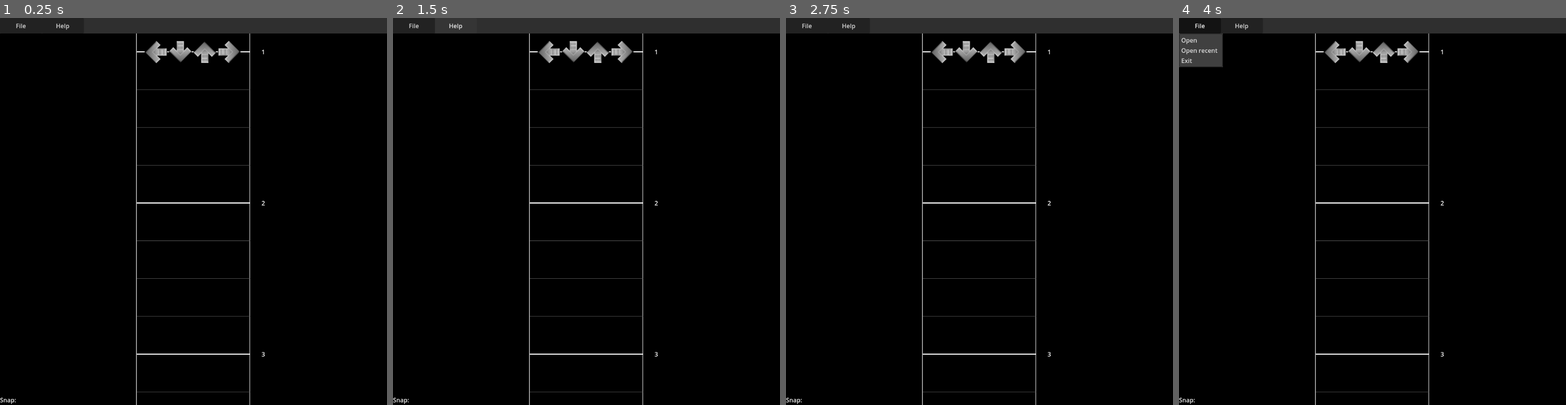
Above: before the commit, frames 1-4 (left to right).
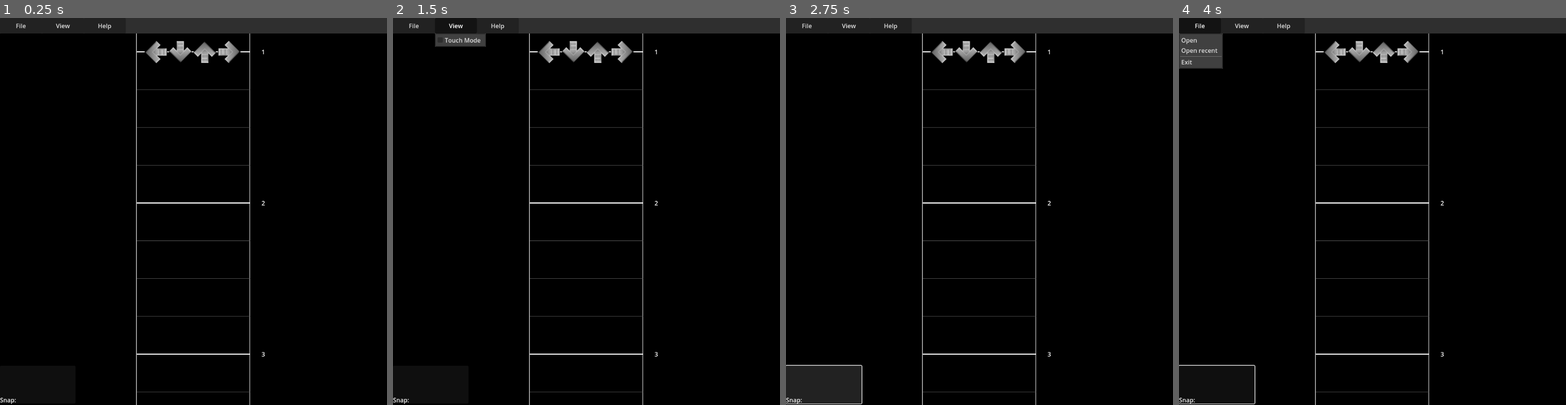
Above: after the commit, the same moments.

Repository: snil4/StepEditor
Game: Godot game, scene res://Scenes/Main.tscn
The game is run twice, just before and just after one commit, with the same random seed, the same clock (stepped at 60 frames per second) and the same inputs.
Inputs (mouse positions are in pixels of both pictures, inside the frame that each line leads up to):
- Up to frame 1 (0.25 s): no input
- Up to frame 2 (1.5 s): click "Help" at 0.5 s; click (454, 25) at 1.25 s, where only the run after the commit has a clickable "View"
- Up to frame 3 (2.75 s): click (824, 385) at 2.02 s
- Up to frame 4 (4 s): click "File" at 2.75 s; tap Enter at 3.5 s; hold Right (Snap_Up) from 3.53 s (still down); tap 1 (Insert_1) at 3.6 s

The runs differ from the first frame. In frame 1, less than 0.1% of the frame differs, in the area x 14-29%, y 1-3%; in frame 2, 0.9%; in frame 3, 2.1%, in the area x 0-29%, y 1-100%; in frame 4, 0.3%.

Commit message:
New additions
new view menuBar and more comments

Diff:
--- a/Scenes/Main.tscn
+++ b/Scenes/Main.tscn
@@ -1,8 +1,9 @@
-[gd_scene load_steps=10 format=3 uid="uid://dpncvve46oilr"]
+[gd_scene load_steps=12 format=3 uid="uid://dpncvve46oilr"]
 
 [ext_resource type="PackedScene" uid="uid://dd2nfqupg7qfe" path="res://Scenes/Editor.tscn" id="1_aw7xw"]
 [ext_resource type="Script" path="res://Scripts/FileMenu.gd" id="1_b857c"]
 [ext_resource type="Script" path="res://Scripts/Main.gd" id="1_cq5ae"]
+[ext_resource type="Script" path="res://Scripts/ViewMenu.gd" id="4_cho6b"]
 [ext_resource type="Script" path="res://Scripts/MessageDialog.gd" id="4_h1xth"]
 [ext_resource type="Script" path="res://Scripts/HelpMenu.gd" id="4_p076m"]
 [ext_resource type="Script" path="res://Scripts/Parser.gd" id="5_bb8wl"]
@@ -10,6 +11,9 @@
 [ext_resource type="Script" path="res://Scripts/ExitDialog.gd" id="8_71i1c"]
 
 [sub_resource type="Theme" id="Theme_uoqn6"]
+
+[sub_resource type="RectangleShape2D" id="RectangleShape2D_vhvjo"]
+size = Vector2(200, 100)
 
 [node name="Main" type="Control"]
 clip_contents = true
@@ -45,27 +49,47 @@
 theme = SubResource("Theme_uoqn6")
 text = "File"
 flat = false
-item_count = 3
+item_count = 4
 popup/item_0/text = "Open"
 popup/item_0/id = 0
 popup/item_1/text = "Open recent"
 popup/item_1/id = 1
-popup/item_2/text = "Exit"
-popup/item_2/id = 2
+popup/item_2/text = ""
+popup/item_2/id = 999
+popup/item_2/separator = true
+popup/item_3/text = "Exit"
+popup/item_3/id = 2
 script = ExtResource("1_b857c")
 
-[node name="HelpMenu" type="MenuButton" parent="MenuBar"]
+[node name="ViewMenu" type="MenuButton" parent="MenuBar"]
 layout_mode = 0
 offset_left = 111.0
 offset_right = 222.0
 offset_bottom = 41.0
+text = "View
+"
+flat = false
+item_count = 1
+popup/item_0/text = "Touch Mode"
+popup/item_0/checkable = 1
+popup/item_0/id = 0
+script = ExtResource("4_cho6b")
+
+[node name="HelpMenu" type="MenuButton" parent="MenuBar"]
+layout_mode = 0
+offset_left = 222.0
+offset_right = 333.0
+offset_bottom = 41.0
 text = "Help"
 flat = false
-item_count = 2
+item_count = 3
 popup/item_0/text = "Instructions"
 popup/item_0/id = 0
-popup/item_1/text = "About"
-popup/item_1/id = 1
+popup/item_1/text = ""
+popup/item_1/id = 999
+popup/item_1/separator = true
+popup/item_2/text = "About"
+popup/item_2/id = 1
 script = ExtResource("4_p076m")
 
 [node name="FileDialog1" type="FileDialog" parent="."]
@@ -114,6 +138,20 @@
 horizontal_alignment = 3
 vertical_alignment = 1
 
+[node name="TouchButtons" type="Node2D" parent="."]
+
+[node name="TouchScreenButton" type="TouchScreenButton" parent="TouchButtons"]
+position = Vector2(100, 970)
+shape = SubResource("RectangleShape2D_vhvjo")
+
+[node name="Button" type="Button" parent="TouchButtons/TouchScreenButton"]
+offset_left = -100.0
+offset_top = -50.0
+offset_right = 100.0
+offset_bottom = 50.0
+action_mode = 0
+keep_pressed_outside = true
+
 [connection signal="file_selected" from="FileDialog1" to="Editor" method="_on_file_dialog_1_file_selected"]
 [connection signal="custom_action" from="AboutDialog" to="AboutDialog" method="_on_custom_action"]
 [connection signal="canceled" from="ExitDialog" to="ExitDialog" method="_on_canceled"]
--- a/Scripts/Main.gd
+++ b/Scripts/Main.gd
@@ -1,6 +1,7 @@
 extends Control
 
-@onready var rect_node = get_node("MenuBar/ColorRect")
+@onready var rect_node = $"MenuBar/ColorRect"
+@onready var touch_node = $TouchButtons
 # Called when the node enters the scene tree for the first time.
 func _ready():
 	change_window()
@@ -11,6 +12,11 @@
 func _process(_delta):
 	pass
 
+
 func change_window():
 	size = get_window().get_size_with_decorations()
 	rect_node.set_size(Vector2(size.x, 41.0))
+
+
+func set_touch_mode(state: bool):
+	touch_node.visible = state
--- /dev/null
+++ b/Scripts/ViewMenu.gd
@@ -0,0 +1,21 @@
+extends MenuButton
+
+var touchMode = false
+
+@onready var about_node = get_node("/root/Main/AboutDialog")
+# Called when the node enters the scene tree for the first time.
+func _ready():
+	self.get_popup().connect("id_pressed", _on_item_pressed)
+	if OS.get_model_name() != "GenericDevice":
+		_on_item_pressed(0)
+
+# Called every frame. 'delta' is the elapsed time since the previous frame.
+# func _process(delta):
+# 	pass
+
+
+func _on_item_pressed(id):
+	match id:
+		0:
+			touchMode = not(touchMode)
+			get_popup().set_item_checked(id,touchMode)
